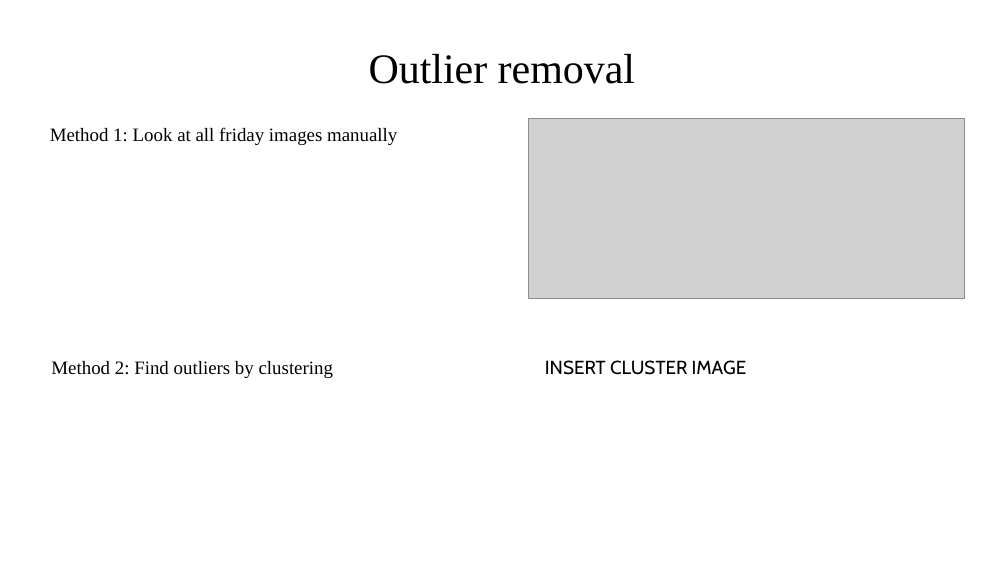
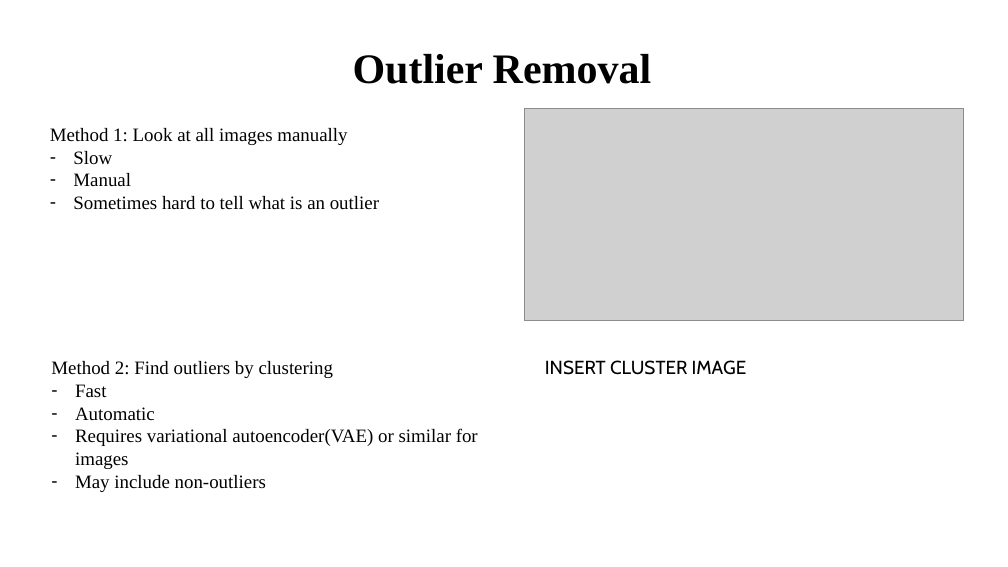
Before and after one commit to JakobFugl/scrandle_ml_project, a slide deck: slide 2 of Chris_workspace/Chris slides.pptx. Drawn at 1008x567 pixels with LibreOffice and Linux fonts; fonts in the diff are those of the drawing; grey boxes stand for pictures. Boxes give left, top, right and bottom in pixels: in the first picture for what was removed or moved away, otherwise in the second. Text is boxed around its words. In the diff, an @@ line names an element or a change of style, - is before the commit and + after.

```diff
--- a/Chris_workspace/Chris slides.pptx
+++ b/Chris_workspace/Chris slides.pptx
@@ text at box(353, 54, 651, 84): text changed; bold on @@
-Outlier removal
+Outlier Removal
@@ picture: place and size @@
-picture at box(529, 119, 964, 299)
+picture at box(525, 109, 964, 321)
@@ text at box(50, 128, 379, 210): text changed @@
-Method 1: Look at all friday images manually
+Method 1: Look at all images manually
+– Slow
+– Manual
+– Sometimes hard to tell what is an outlier
@@ text at box(75, 384, 478, 492): paragraphs added @@
+– Fast
+– Automatic
+– Requires variational autoencoder(VAE) or similar for images
+– May include non-outliers
```
Also in this commit, not shown: 1 other slide changed, 2 slides added.
